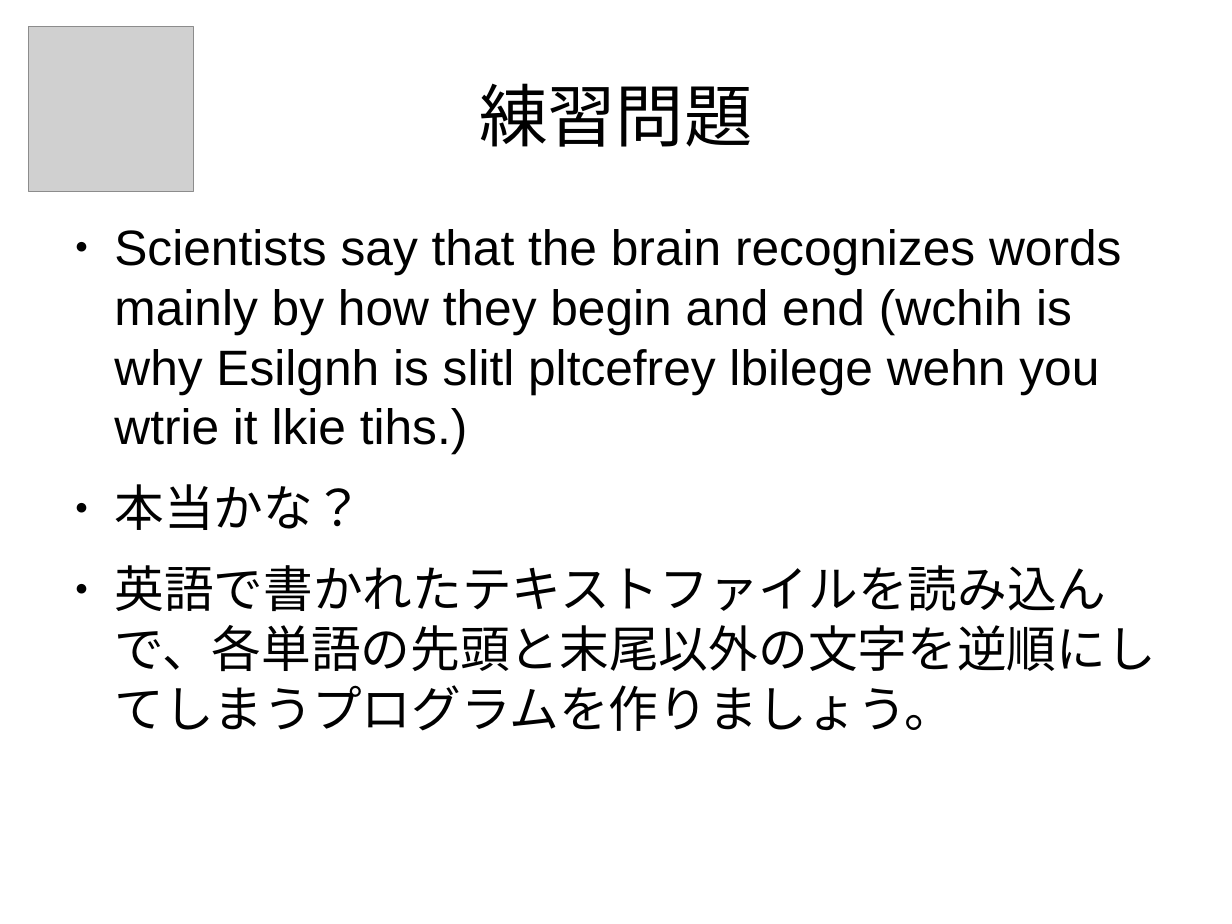
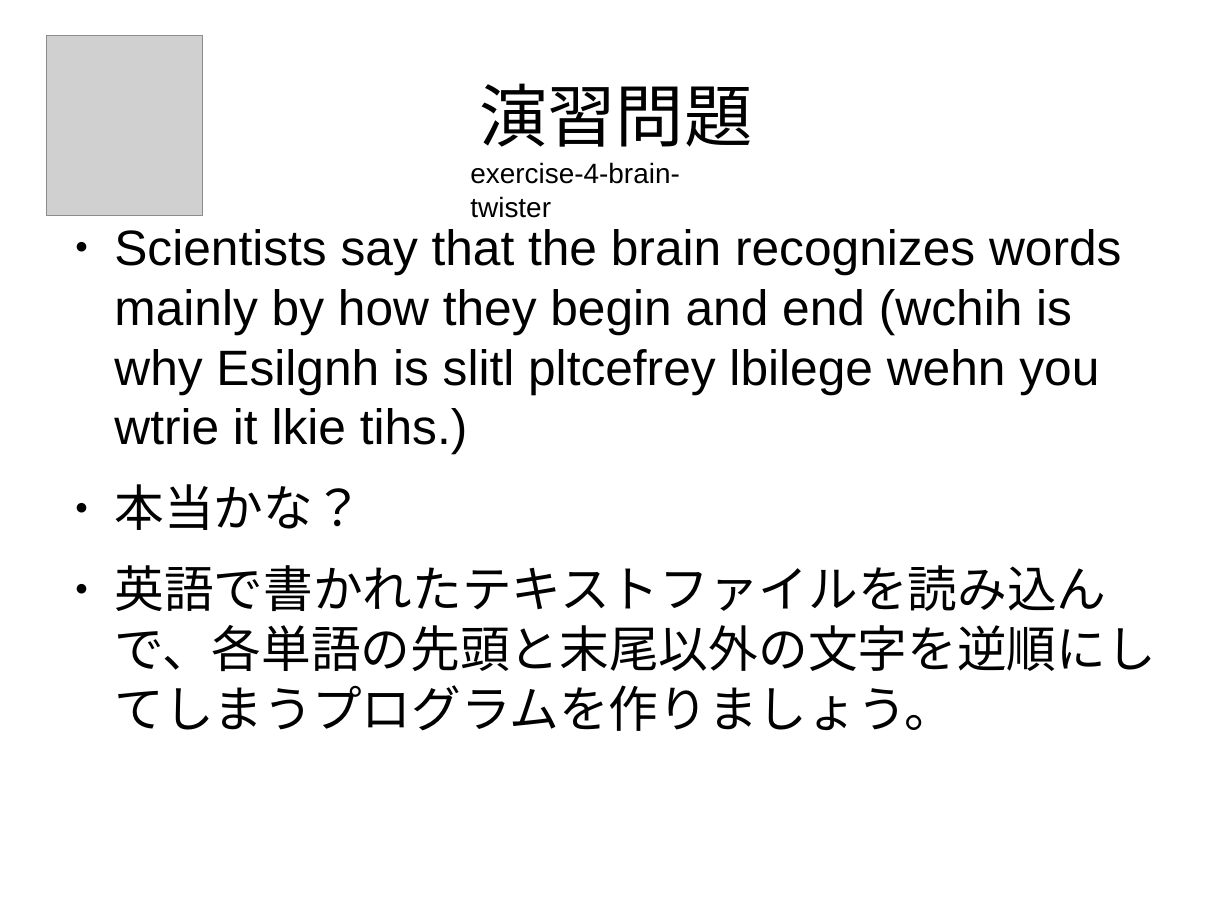
Before and after one commit to nushio3/learn-haskell, a slide deck: slide 63 of Tsukuba-2016.odp. Drawn at 1232x924 pixels with LibreOffice and Linux fonts; fonts in the diff are those of the drawing; grey boxes stand for pictures. Boxes give left, top, right and bottom in pixels: in the first picture for what was removed or moved away, otherwise in the second. Text is boxed around its words. In the diff, an @@ line names an element or a change of style, - is before the commit and + after.

```diff
--- a/Tsukuba-2016.odp
+++ b/Tsukuba-2016.odp
@@ picture: place and size @@
-picture at <box>29,27,193,191</box>
+picture at <box>46,35,202,216</box>
@@ title at <box>479,83,752,147</box>: text changed @@
-練習問題
+演習問題
@@ text added at <box>470,162,679,218</box>, 18 pt, text #000000 @@
+exercise-4-brain-twister
```
Also in this commit, not shown: 7 other slides changed, 2 other files.
